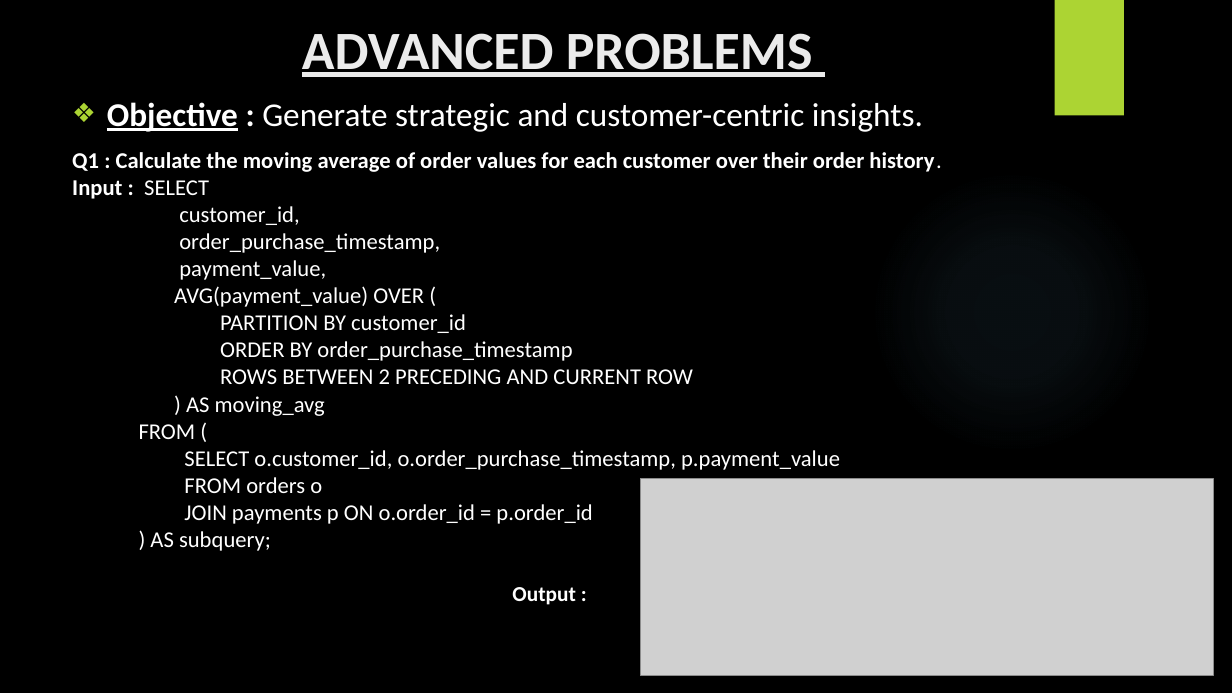
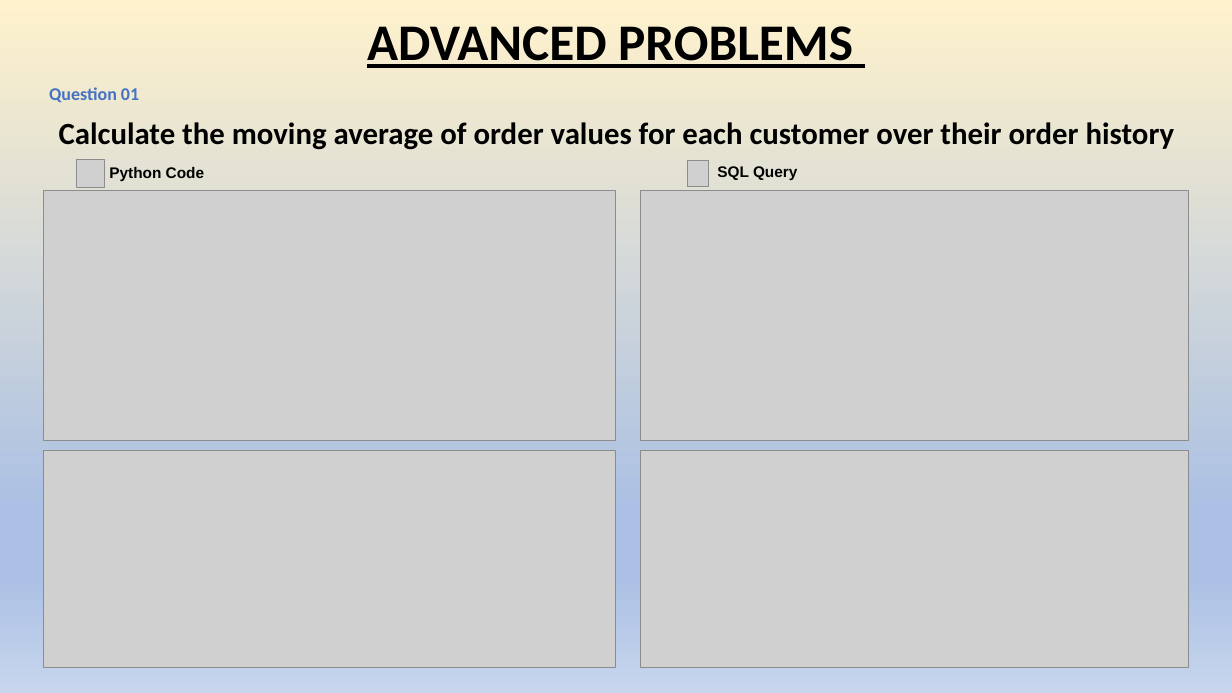
Before and after one commit to VAnu20/PYTHON_SQL_Project, a slide deck: slide 12 of PYTHON_SQL-Code.pptx (slide 14 before the commit). Drawn at 1232x693 pixels with LibreOffice and Linux fonts; fonts in the diff are those of the drawing; grey boxes stand for pictures; background and template pictures are left out. Boxes give left, top, right and bottom in pixels: in the first picture for what was removed or moved away, otherwise in the second. Text is boxed around its words. In the diff, an @@ line names an element or a change of style, - is before the commit and + after.

```diff
--- a/PYTHON_SQL-Code.pptx
+++ b/PYTHON_SQL-Code.pptx
@@ background picture (left out) to gradient #FFF2CC to #ABC0E4 to #C7D5ED @@
@@ text "ADVANCED PROBLEMS": place and size @@
-text "ADVANCED PROBLEMS" at bbox=[302, 33, 813, 77]
+text "ADVANCED PROBLEMS" at bbox=[367, 26, 853, 68]
@@ text "ADVANCED PROBLEMS" at bbox=[367, 26, 853, 68]: size 42 to 40 pt, text colour #EBEBEB to #000000 @@
@@ rectangle removed at bbox=[1055, 0, 1124, 116] @@
@@ text added at bbox=[49, 87, 139, 103], 14 pt, text #4472C4, bold @@
+Question 01
@@ text removed at bbox=[72, 102, 941, 605] @@
-❖ Objective : Generate strategic and customer-centric insights.
-Q1 : Calculate the moving average of order values for each customer over their order history.
-Input : SELECT
-customer_id,
-order_purchase_timestamp,
-payment_value,
-AVG(payment_value) OVER (
-PARTITION BY customer_id
-ORDER BY order_purchase_timestamp
-ROWS BETWEEN 2 PRECEDING AND CURRENT ROW
-) AS moving_avg
-FROM (
-SELECT o.customer_id, o.order_purchase_timestamp, p.payment_value
-FROM orders o
-JOIN payments p ON o.order_id = p.order_id
-) AS subquery;
-Output :
@@ text added at bbox=[59, 122, 1175, 150], 24 pt, text #000000, bold @@
+Calculate the moving average of order values for each customer over their order history
@@ picture added at bbox=[77, 159, 104, 187] @@
@@ text added at bbox=[109, 167, 204, 181], 12 pt, text #000000, bold @@
+Python Code
@@ picture added at bbox=[688, 161, 709, 188] @@
@@ text added at bbox=[717, 166, 797, 180], 12 pt, text #000000, bold @@
+SQL Query
@@ ellipse removed at bbox=[870, 169, 1154, 454] @@
@@ picture added at bbox=[43, 191, 616, 441] @@
@@ picture added at bbox=[640, 191, 1189, 441] @@
@@ picture added at bbox=[43, 450, 616, 667] @@
@@ picture: place and size @@
-picture at bbox=[640, 479, 1214, 676]
+picture at bbox=[640, 450, 1189, 667]
```
Also in this commit, not shown: 7 other slides changed, 8 slides added, 11 slides removed.
